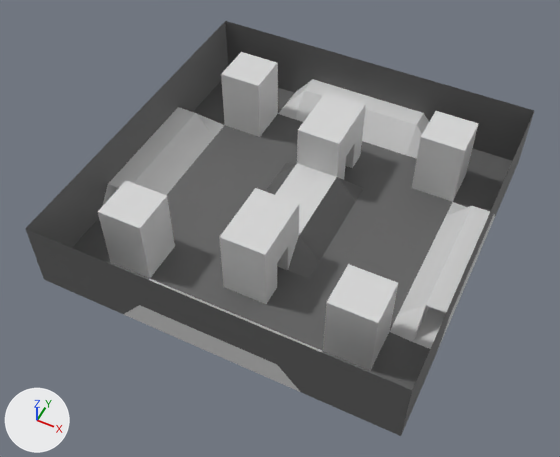
Before and after pictures for a commit that changed the glTF model public/Map/map.gltf.
Both versions are drawn from a 50 mm lens placed at (13.4, -29.1, 34.6), pointed at (-0.2, -1.9, 0.7). The axes (+X, +Y, +Z) are drawn at lower left. The lights are the same throughout. Where no turn or scale is listed for an object, it has been applied to the vertices.

Before the edit, the objects in view are built like this:
```python
mat_material_001 = principled_material('Material.001')
mat_material_001.base_color = (0.674, 0.674, 0.674)  # light grey #d6d6d6
me_plane = bpy.data.meshes.new('Plane')
me_plane.from_pydata(...)  # 425 vertices, 808 faces; spans x -10.7..10.7, y -10.7..10.7, z -0.1..4.2
# faces by material slot: [356, 452]
me_plane.materials.append(mat_material_001)  # light grey #d6d6d6
me_plane.materials.append(mat_material_002)  # dark grey #636363
ob_plane = bpy.data.objects.new('Plane', me_plane)
ob_plane.location = (0.0, 0.0, 0.0)
```
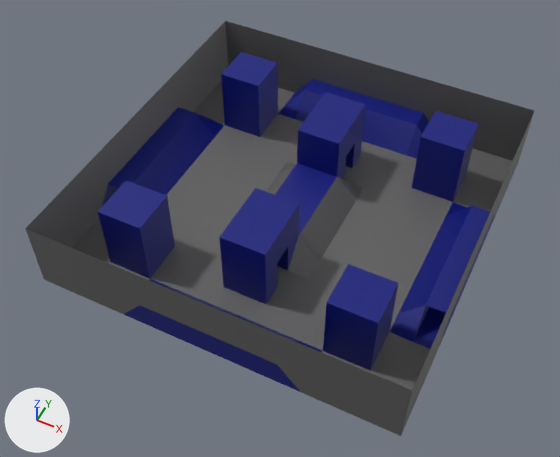
The change, as a list of edits to the scene's bpy script:
```text
Change mat_material_001:
    mat_material_001.base_color: (0.674, 0.674, 0.674) -> (0.0, 0.00489, 0.196)  # light grey #d6d6d6 -> dark blue #000f7a
```

Changed parts and their boxes [x1, y1, x2, y2] in the pictures (560 x 457 px):
'Plane', recoloured (grey to blue)
    both: [81, 47, 497, 393]
